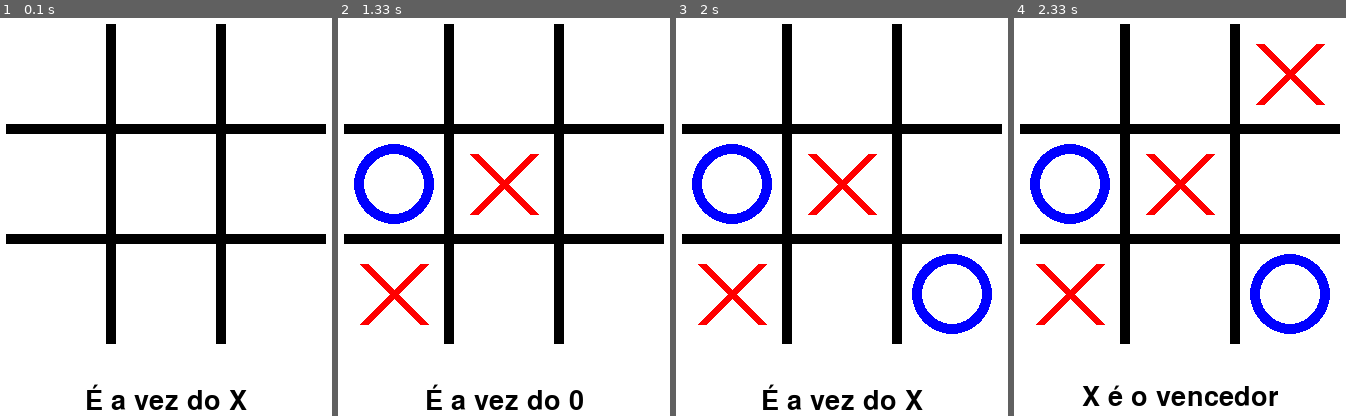
Above: before the commit, frames 1-4 (left to right).
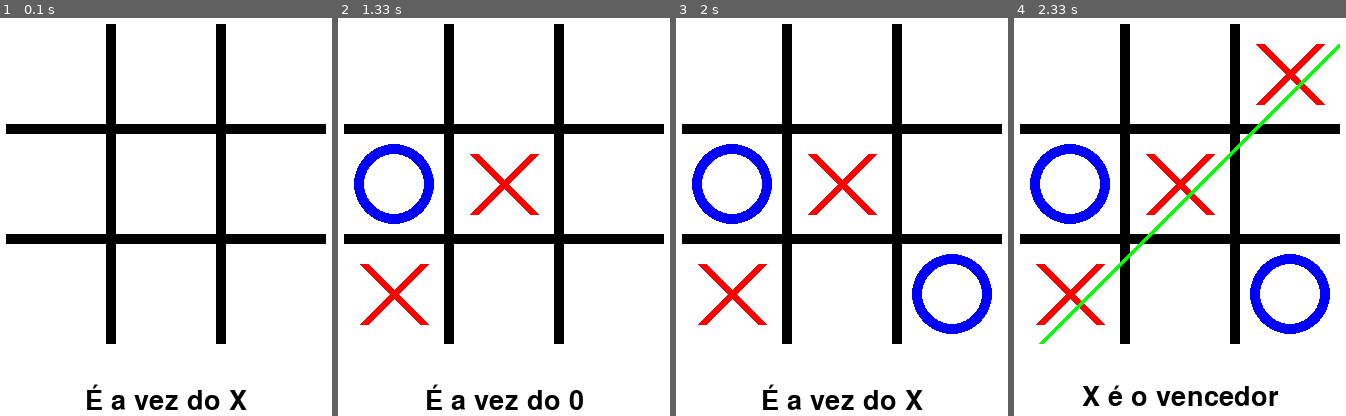
Above: after the commit, the same moments.

Repository: alexlimatds/introducao_pygame
Game: pygame game, started from jogo_da_velha/jogo_da_velha.py
The game is run twice, just before and just after one commit, with the same random seed, the same clock (stepped at 60 frames per second) and the same inputs.
Inputs (mouse positions are in pixels of both pictures, inside the frame that each line leads up to):
- Up to frame 1 (0.1 s): no input
- Up to frame 2 (1.33 s): click (440, 296) at 0.38 s; click (421, 141) at 0.72 s; click (510, 137) at 1.05 s
- Up to frame 3 (2 s): click (921, 336) at 1.38 s
- Up to frame 4 (2.33 s): click (1289, 73) at 2.12 s

Frames 1-3 are identical in both runs. In frame 4, 1.1% of the frame differs, in the area x 7-99%, y 6-82%.

Commit message:
Adição de risco no caso em que há vencedor

Diff:
--- a/jogo_da_velha/jogo_da_velha.py
+++ b/jogo_da_velha/jogo_da_velha.py
@@ -8,6 +8,34 @@
     self.rect = self.image.get_rect()
     self.rect.topleft = (x, y)
     self.image.fill((0, 0, 0))
+
+class Risco(pygame.sprite.Sprite): # risco feito na grade quando há um vencedor
+  def __init__(self, celula1, celula2):
+    pygame.sprite.Sprite.__init__(self)
+    dimensao = DIMENSAO_CELULA * 3 + LARGURA_BARRA * 2
+    self.image = pygame.Surface((dimensao, dimensao), pygame.SRCALPHA)
+    self.rect = self.image.get_rect()
+    self.rect.topleft = (PADDING, PADDING)
+    x1, y1 = celula1.rect.centerx, celula1.rect.centery
+    x2, y2 = celula2.rect.centerx, celula2.rect.centery
+    if x1 == x2: # fechou coluna
+      x1, x2 = celula1.rect.centerx, celula1.rect.centerx
+      y1, y2 = celula1.rect.top, celula2.rect.bottom
+    elif y1 == y2: # fechou linha
+      x1, x2 = celula1.rect.left, celula2.rect.right
+    elif x1 < x2: # fechou diagonal principal
+      x1, x2 = celula1.rect.left, celula2.rect.right
+      y1, y2 = celula1.rect.top, celula2.rect.bottom
+    else: # dechou diagonal secundária
+      x1, x2 = celula1.rect.right, celula2.rect.left
+      y1, y2 = celula1.rect.top, celula2.rect.bottom
+    pygame.draw.line(
+      self.image,
+      pygame.Color("green"),
+      (x1, y1),
+      (x2, y2),
+      LARGURA_BARRA // 2
+    )
 
 class Celula(pygame.sprite.Sprite): # célula da grade do jogo
   def __init__(self, dimensao, x, y):
@@ -51,19 +79,23 @@
 
 def checar_vencedor(matriz):
   # matriz: uma matriz de sprites do tipo Celula
+  # Retorna:
+  #   0, None, None, quando a partida ainda não acabou
+  #   -1, None, None , quando a parida acaba empatada
+  #   um inteiro que indica o vencedor, a célula de início do risco, e a célula de fim do risco
   for i in range(0, 3):
     # verifica linha
     if matriz[i][0].jogador != 0 and matriz[i][0].jogador == matriz[i][1].jogador and matriz[i][1].jogador == matriz[i][2].jogador:
-      return matriz[i][0].jogador
+      return matriz[i][0].jogador, matriz[i][0], matriz[i][2]
     # verifica coluna
     if matriz[0][i].jogador != 0 and matriz[0][i].jogador == matriz[1][i].jogador and matriz[1][i].jogador == matriz[2][i].jogador:
-      return matriz[0][i].jogador
+      return matriz[0][i].jogador, matriz[0][i], matriz[2][i]
   # verifica diagonal
   if matriz[0][0].jogador != 0 and matriz[0][0].jogador == matriz[1][1].jogador and matriz[1][1].jogador == matriz[2][2].jogador:
-    return matriz[0][0].jogador
+    return matriz[0][0].jogador, matriz[0][0], matriz[2][2]
   # verifica a outra diagonal
   if matriz[0][2].jogador != 0 and matriz[0][2].jogador == matriz[1][1].jogador and matriz[1][1].jogador == matriz[2][0].jogador:
-    return matriz[0][2].jogador
+    return matriz[0][2].jogador, matriz[0][2], matriz[2][0]
   # verifica empate
   contador = 0
   for i in range(0, 3):
@@ -71,8 +103,8 @@
       if matriz[i][j].jogador != 0:
         contador += 1
   if contador == 9:
-    return -1 # empate
-  return 0 # partida não acabou
+    return -1, None, None # empate
+  return 0, None, None # partida não acabou
 
 PADDING = 10 # espaçamento entre a barra e a borda da janela
 global LARGURA_BARRA
@@ -85,6 +117,7 @@
 
 pygame.init()
 janela = pygame.display.set_mode((LARGURA_JANELA, ALTURA_JANELA))
+pygame.display.set_caption("Jogo da Velha")
 clock = pygame.time.Clock()
 font = pygame.font.Font(None, 40)
 
@@ -122,29 +155,33 @@
         elif jogada_ok and jogador_da_vez == 2:
           jogador_da_vez = 1
 
-  vencedor = checar_vencedor(celulas)
-  str = None
-  if vencedor == -1:
-    str = "EMPATE"
-  elif vencedor == 1:
-    str = "X é o vencedor"
-  elif vencedor == 2:
-    str = "0 é o vencedor"
-  else:
-    if jogador_da_vez == 1:
-      str = "É a vez do X"
+  if vencedor < 1:
+    vencedor, celula1, celula2 = checar_vencedor(celulas)
+    str = None
+    if vencedor == -1:
+      str = "EMPATE"
+    elif vencedor == 1:
+      str = "X é o vencedor"
+    elif vencedor == 2:
+      str = "0 é o vencedor"
     else:
-      str = "É a vez do 0"
-  texto = font.render(str, True, 'black')
+      if jogador_da_vez == 1:
+        str = "É a vez do X"
+      else:
+        str = "É a vez do 0"
+    texto = font.render(str, True, 'black')
 
-  sprites.update()
-  # Desenha novo quadro
-  janela.fill((255, 255, 255)) # limpa o quadro atual
-  sprites.draw(janela)
-  # Calcula posição do texto de forma que ele fique centralizado na janela
-  x = (LARGURA_JANELA // 2) - texto.get_width() // 2
-  y = ALTURA_JANELA - 70
-  janela.blit(texto, (x, y))
+    sprites.update()
+    # Desenha novo quadro
+    janela.fill((255, 255, 255)) # limpa o quadro atual
+    sprites.draw(janela)
+    if celula1:
+      risco = Risco(celula1, celula2)
+      janela.blit(risco.image, risco.rect.topleft)
+    # Calcula posição do texto de forma que ele fique centralizado na janela
+    x = (LARGURA_JANELA // 2) - texto.get_width() // 2
+    y = ALTURA_JANELA - 70
+    janela.blit(texto, (x, y))
 
-  pygame.display.flip() # Desenha o quadro atual na tela do computador
-  clock.tick(60)        # Controla a taxa de quadros por segundo (FPS)
+    pygame.display.flip() # Desenha o quadro atual na tela do computador
+    clock.tick(60)        # Controla a taxa de quadros por segundo (FPS)
